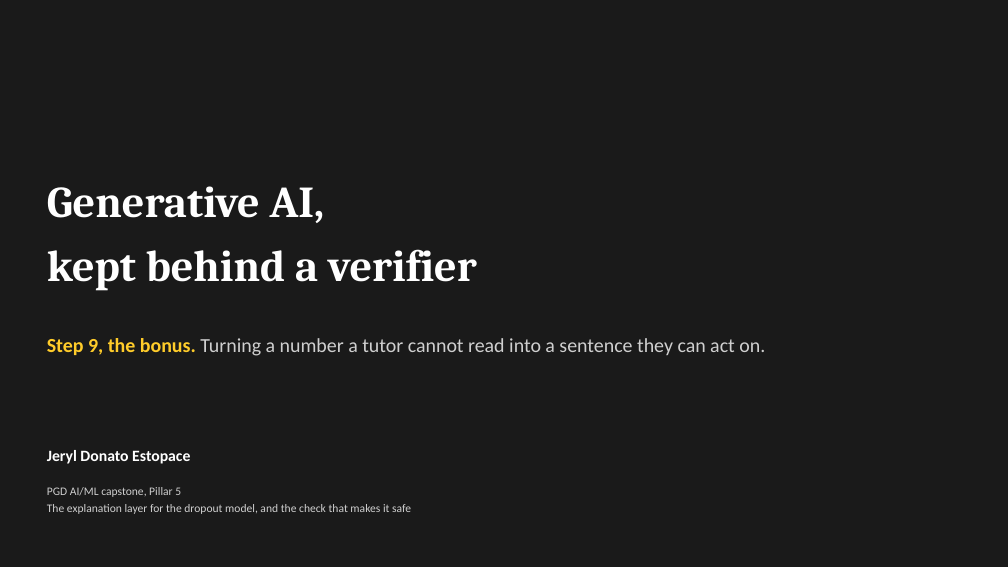
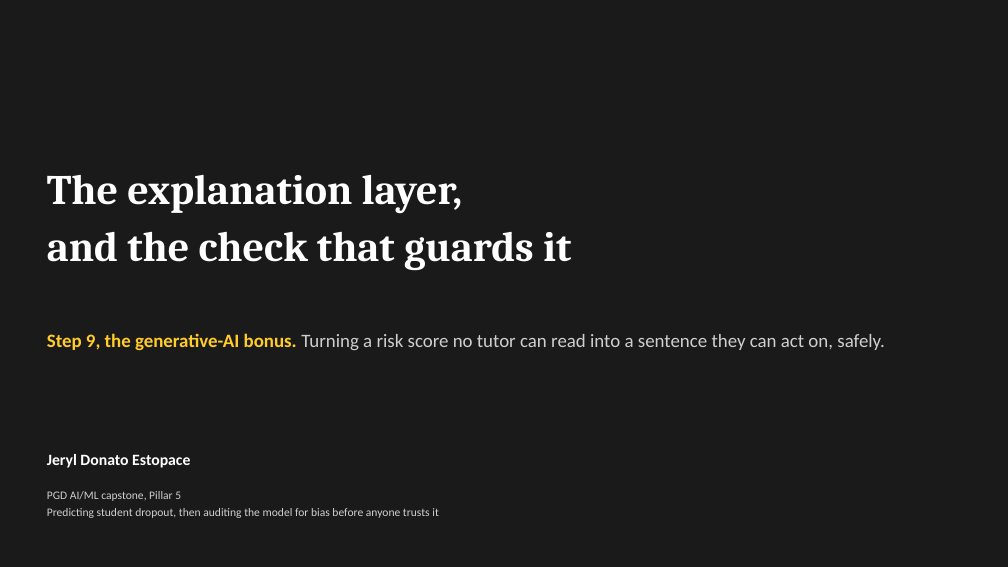
Before and after one commit to jeryldev/pgdaiml-capstone, a slide deck: slide 1 of presentations/genai_bonus.pptx. Drawn at 1008x567 pixels with LibreOffice and Linux fonts; fonts in the diff are those of the drawing. Boxes give left, top, right and bottom in pixels: in the first picture for what was removed or moved away, otherwise in the second. Text is boxed around its words. In the diff, an @@ line names an element or a change of style, - is before the commit and + after.

Commit message:
feat: rebuild genai bonus deck

```diff
--- a/presentations/genai_bonus.pptx
+++ b/presentations/genai_bonus.pptx
@@ text at <box>47,174,571,271</box>: text changed; size 42 to 40 pt @@
-Generative AI,
-kept behind a verifier
+The explanation layer,
+and the check that guards it
@@ text at <box>47,333,884,351</box>: text changed; size 19 to 18 pt @@
-Step 9, the bonus. Turning a number a tutor cannot read into a sentence they can act on.
+Step 9, the generative-AI bonus. Turning a risk score no tutor can read into a sentence they can act on, safely.
@@ text "Jeryl Donato Estopace": place and size @@
-text "Jeryl Donato Estopace" at <box>47,450,190,464</box>
+text "Jeryl Donato Estopace" at <box>47,454,190,468</box>
@@ text at <box>47,508,439,518</box>: text changed @@
-The explanation layer for the dropout model, and the check that makes it safe
+Predicting student dropout, then auditing the model for bias before anyone trusts it
```
Also in this commit, not shown: 1 other slide changed, 6 slides added, 4 slides removed, 5 other files.
